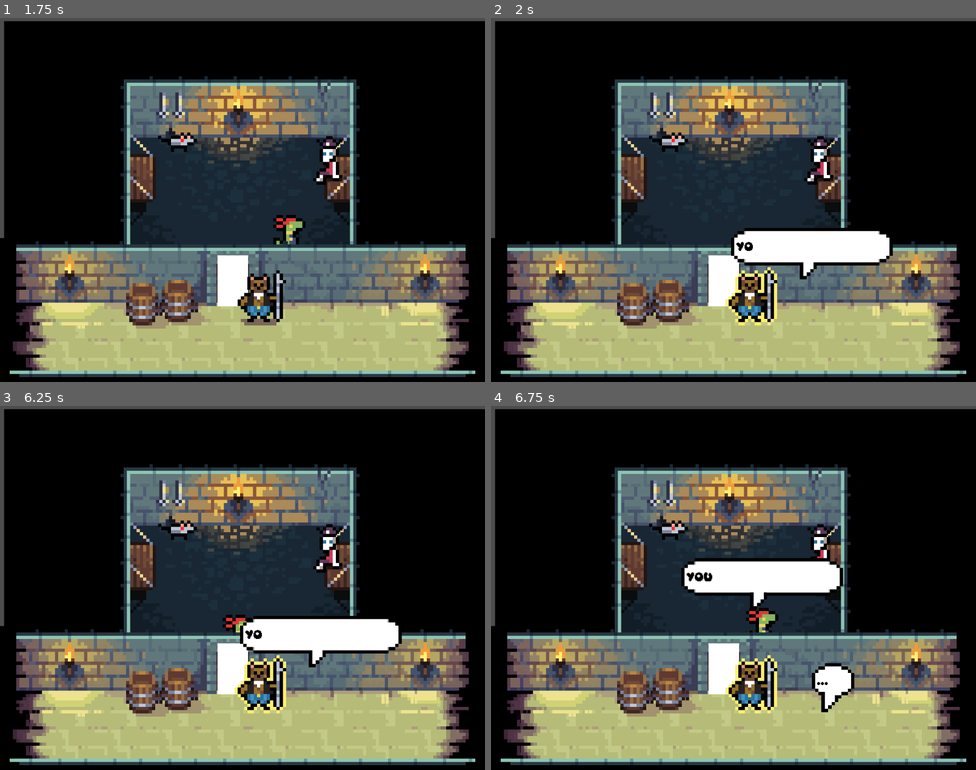
Above: before the commit, frames 1-4 (two rows, left to right).
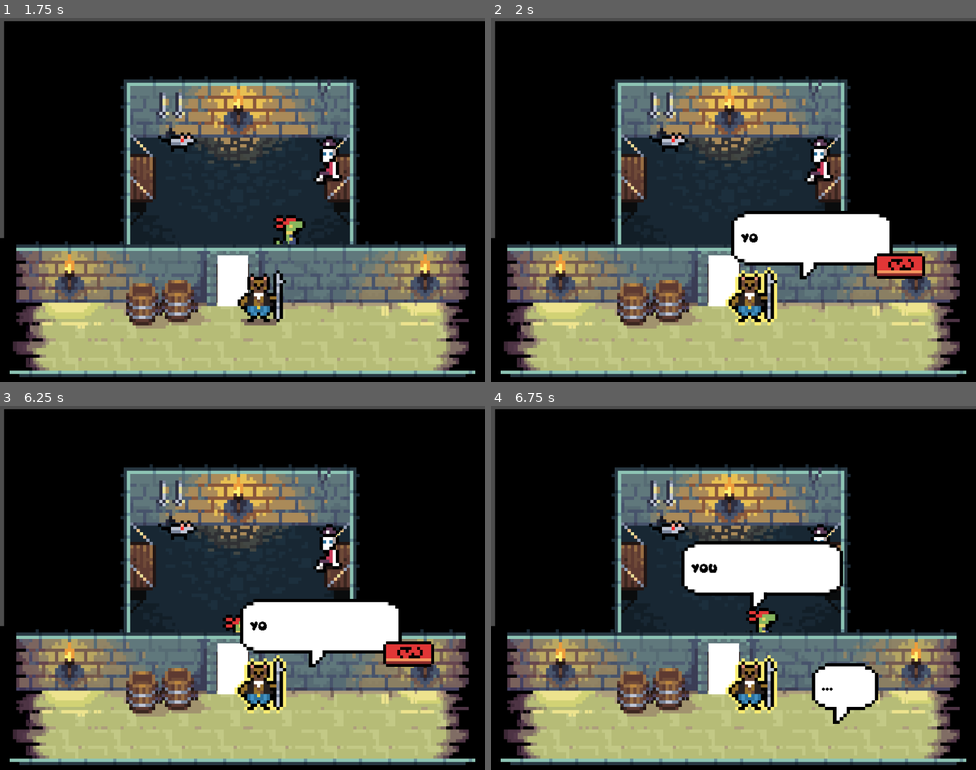
Above: after the commit, the same moments.

Repository: tombuben/gamerpie_gamejam_2025
Game: Godot game, scene res://levels/level_1.tscn
The game is run twice, just before and just after one commit, with the same random seed, the same clock (stepped at 60 frames per second) and the same inputs.
Inputs:
- Up to frame 1 (1.75 s): tap Enter at 0.5 s; hold D (right) 0.53-1.28 s; tap Space (bubble_switch) at 0.6, 1.35 s; hold S (down) from 1.28 s (still down)
- Up to frame 2 (2 s): keep holding S (down)
- Up to frame 3 (6.25 s): release S (down) at 2.03 s; hold D (right) 2.03-2.78 s; tap Space (bubble_switch) every 0.75 s from 2.1 to 5.85 s; hold W (up) 2.78-3.53 s; hold A (left) 3.53-5.03 s; hold S (down) 5.03-5.78 s; hold D (right) from 5.78 s (still down)
- Up to frame 4 (6.75 s): release D (right) at 6.53 s; hold W (up) from 6.53 s (still down); tap Space (bubble_switch) at 6.6 s

Frame 1 is identical in both runs. In frame 2, 2.6% of the frame differs, in the area x 49-90%, y 53-72%; in frame 3, 2.6%; in frame 4, 3.2%, in the area x 39-80%, y 37-88%.

Commit message:
Added UI swap icon to speech bubbles

Diff:
--- a/scripts/bubble_slot_manager.gd
+++ b/scripts/bubble_slot_manager.gd
@@ -16,7 +16,7 @@
 
 var is_dialog_active = false
 
-func start_dialog():
+func start_dialog(showSwap: bool = false):
 	var parent = get_parent()
 	bubble = $Bubble
 	if is_dialog_active && parent.name == "PlayerCharacter":
@@ -27,15 +27,16 @@
 	print(bubble.lines)
 	dialog_line = bubble.lines[line_index]
 	text_box_position = global_position
-	_show_text_box()
+	_show_text_box(showSwap)
 
 	is_dialog_active = true
 
 
-func _show_text_box():
+func _show_text_box(showSwap: bool):
 	text_box = text_box_scene.instantiate()
 	bubble_slot.add_child(text_box)
 	text_box.global_position = text_box_position
+	text_box.swap_button.visible = showSwap
 	text_box.display_text(dialog_line)
 
 
--- a/scripts/npc_character.gd
+++ b/scripts/npc_character.gd
@@ -9,7 +9,8 @@
 	if body.name != "PlayerCharacter":
 		return
 	toggle_sprite_highlight()
-	bubble_slot.start_dialog()
+	var showSwap = true;
+	bubble_slot.start_dialog(showSwap)
 	body._get_active_npc_bubble(self, bubble_slot)
 
 
--- a/ui/text box/text_box.gd
+++ b/ui/text box/text_box.gd
@@ -2,6 +2,8 @@
 
 @onready var label = $MarginContainer/Label
 @onready var timer = $LetterDisplayTimer
+
+@export var swap_button: Control
 
 const MAX_WIDTH = 400
 
--- a/ui/text box/text_box.tscn
+++ b/ui/text box/text_box.tscn
@@ -1,14 +1,16 @@
-[gd_scene load_steps=5 format=3 uid="uid://dbxkwsvnueoh"]
+[gd_scene load_steps=6 format=3 uid="uid://dbxkwsvnueoh"]
 
 [ext_resource type="Script" path="res://ui/text box/text_box.gd" id="1_vf4pf"]
 [ext_resource type="Texture2D" uid="uid://djjyqu4d33i62" path="res://ui/text box/bublina_base-bigger.png" id="2_4g5i7"]
 [ext_resource type="FontFile" uid="uid://deige1vwgfcp2" path="res://ui/text box/Daydream.ttf" id="2_l0u3c"]
 [ext_resource type="Texture2D" uid="uid://cbjvmobuhdgs" path="res://ui/text box/tail.png" id="3_j3sni"]
+[ext_resource type="Texture2D" uid="uid://24ap7tirtxxp" path="res://ui/text box/Swap_button_base.png" id="4_1qdx1"]
 
-[node name="TextBox" type="MarginContainer"]
-offset_right = 105.0
-offset_bottom = 87.0
+[node name="TextBox" type="MarginContainer" node_paths=PackedStringArray("swap_button")]
+offset_right = 164.0
+offset_bottom = 116.0
 script = ExtResource("1_vf4pf")
+swap_button = NodePath("NinePatchRect/Swap")
 
 [node name="NinePatchRect" type="NinePatchRect" parent="."]
 layout_mode = 2
@@ -37,12 +39,31 @@
 scale = Vector2(0.35, 0.35)
 texture = ExtResource("3_j3sni")
 
+[node name="Swap" type="Control" parent="NinePatchRect"]
+visible = false
+layout_mode = 1
+anchors_preset = 3
+anchor_left = 1.0
+anchor_top = 1.0
+anchor_right = 1.0
+anchor_bottom = 1.0
+offset_left = -40.0
+offset_top = -40.0
+grow_horizontal = 0
+grow_vertical = 0
+
+[node name="Sprite2D" type="Sprite2D" parent="NinePatchRect/Swap"]
+texture_filter = 1
+position = Vector2(57, 38)
+scale = Vector2(7, 7)
+texture = ExtResource("4_1qdx1")
+
 [node name="MarginContainer" type="MarginContainer" parent="."]
 layout_mode = 2
-theme_override_constants/margin_left = 12
-theme_override_constants/margin_top = 18
-theme_override_constants/margin_right = 12
-theme_override_constants/margin_bottom = 18
+theme_override_constants/margin_left = 24
+theme_override_constants/margin_top = 24
+theme_override_constants/margin_right = 24
+theme_override_constants/margin_bottom = 24
 
 [node name="Label" type="Label" parent="MarginContainer"]
 layout_mode = 2
Binary file added: ui/text box/Swap_button_base.png
Not shown, added: ui/text box/Swap_button_base.png.import
